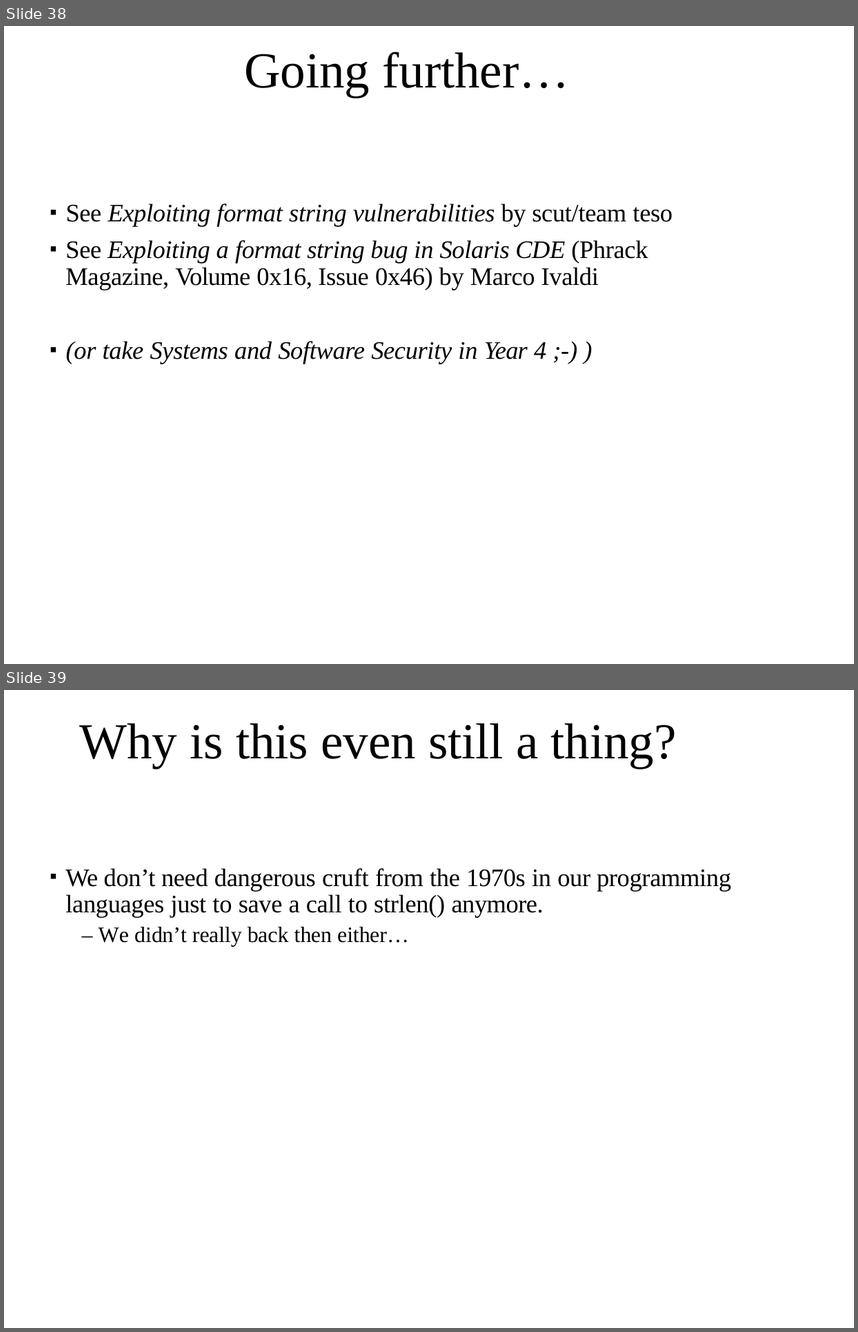
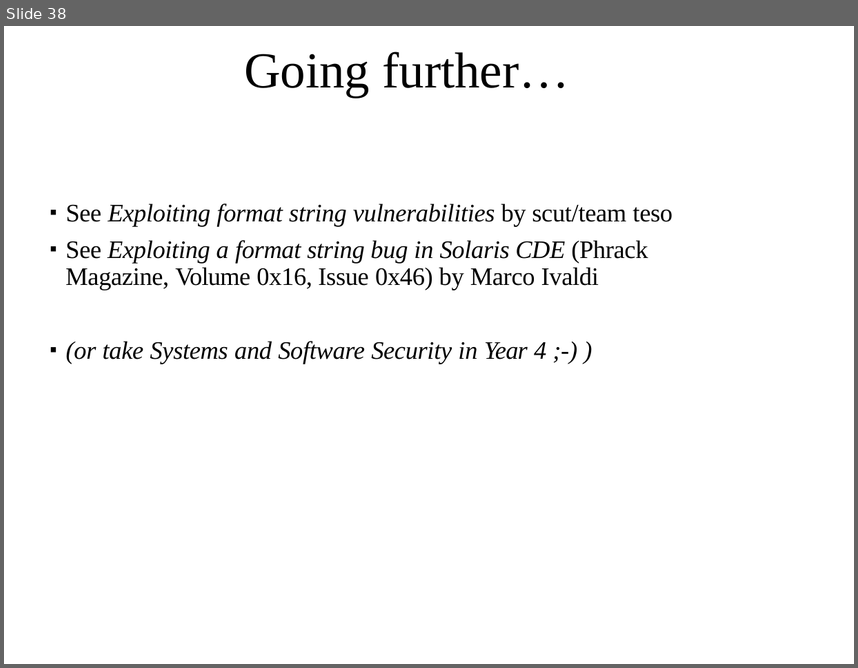
Before and after one commit to cs-uob/COMS20012, a slide deck: docs/slides/Intro to Software Security.pptx. Shown one above the other, each under a label of ours: slides 38 and 39 before the commit, slide 38 after it. The pictures are 858x1332 and 858x668 pixels, drawn with LibreOffice and Linux fonts; fonts in the diff are those of the drawing. Boxes give left, top, right and bottom in pixels: in the first picture for what was removed or moved away, otherwise in the second. Text is boxed around its words. In the diff, an @@ line names an element or a change of style, - is before the commit and + after.

```diff
--- a/docs/slides/Intro to Software Security.pptx
+++ b/docs/slides/Intro to Software Security.pptx
@@ slide 39 removed at [4,690,854,1328], background #FFFFFF @@
@@ title removed at [80,723,677,769] @@
-Why is this even still a thing?
@@ text removed at [65,868,731,946] @@
-▪ We don’t need dangerous cruft from the 1970s in our programming languages just to save a call to strlen() anymore.
-– We didn’t really back then either…
```
Also in this commit, not shown: 1 slide changed.
